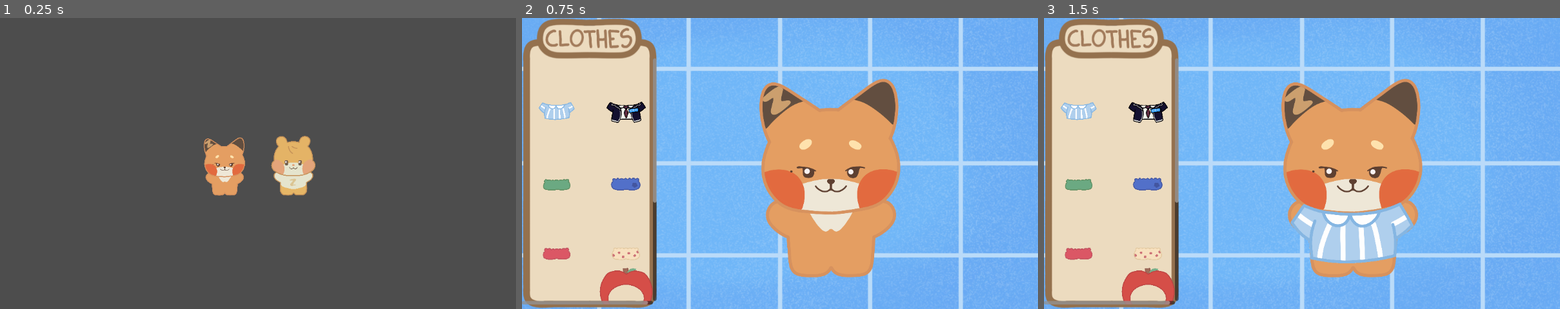
Above: before the commit, frames 1-3 (left to right).
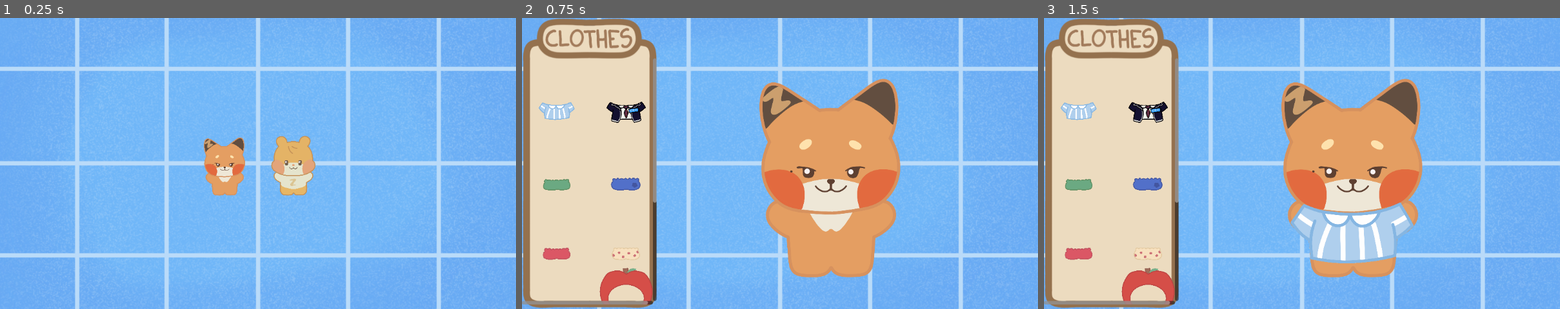
Above: after the commit, the same moments.

Repository: BigBarfEaterBBE/zeroni_dressup_game
Game: Godot game, scene res://game.tscn
Same seed, same stepped clock (60 frames per second), same inputs: the game is played once before the commit and once after it.
Inputs (mouse positions are in pixels of both pictures, inside the frame that each line leads up to):
- Up to frame 1 (0.25 s): no input
- Up to frame 2 (0.75 s): click (743, 163) at 0.5 s
- Up to frame 3 (1.5 s): click (1080, 90) at 1.25 s

The runs differ from the first frame. In frame 1, 97% of the frame differs, in the area x 0-100%, y 0-100%; in frame 2, nothing differs; in frame 3, nothing differs.

Commit message:
10/16 7:33 PM
added a bg for the character select screen, the game is at the minimum viable product rn but atleast it has all the core features!!!!!!

Diff:
--- a/character_select.tscn
+++ b/character_select.tscn
@@ -1,8 +1,9 @@
-[gd_scene load_steps=4 format=3 uid="uid://6ympfq6ih8ft"]
+[gd_scene load_steps=5 format=3 uid="uid://6ympfq6ih8ft"]
 
 [ext_resource type="Texture2D" uid="uid://cv1ps14hws1kf" path="res://thewnini/icons/thewnini_body_base.png" id="1_5duen"]
 [ext_resource type="Script" uid="uid://bngr6wo5scwga" path="res://CharacterSelect.gd" id="1_6yhuy"]
 [ext_resource type="Texture2D" uid="uid://qi57j2xanbwg" path="res://binini/icons/binini_body_base.png" id="2_6yhuy"]
+[ext_resource type="Texture2D" uid="uid://bpv8607hgefro" path="res://backgrounds/background.png" id="2_aoibv"]
 
 [node name="character_select" type="Control"]
 layout_mode = 3
@@ -10,6 +11,12 @@
 offset_right = 40.0
 offset_bottom = 40.0
 script = ExtResource("1_6yhuy")
+
+[node name="TextureRect" type="TextureRect" parent="."]
+layout_mode = 0
+offset_right = 1150.0
+offset_bottom = 650.0
+texture = ExtResource("2_aoibv")
 
 [node name="CenterContainer" type="CenterContainer" parent="."]
 layout_mode = 0
